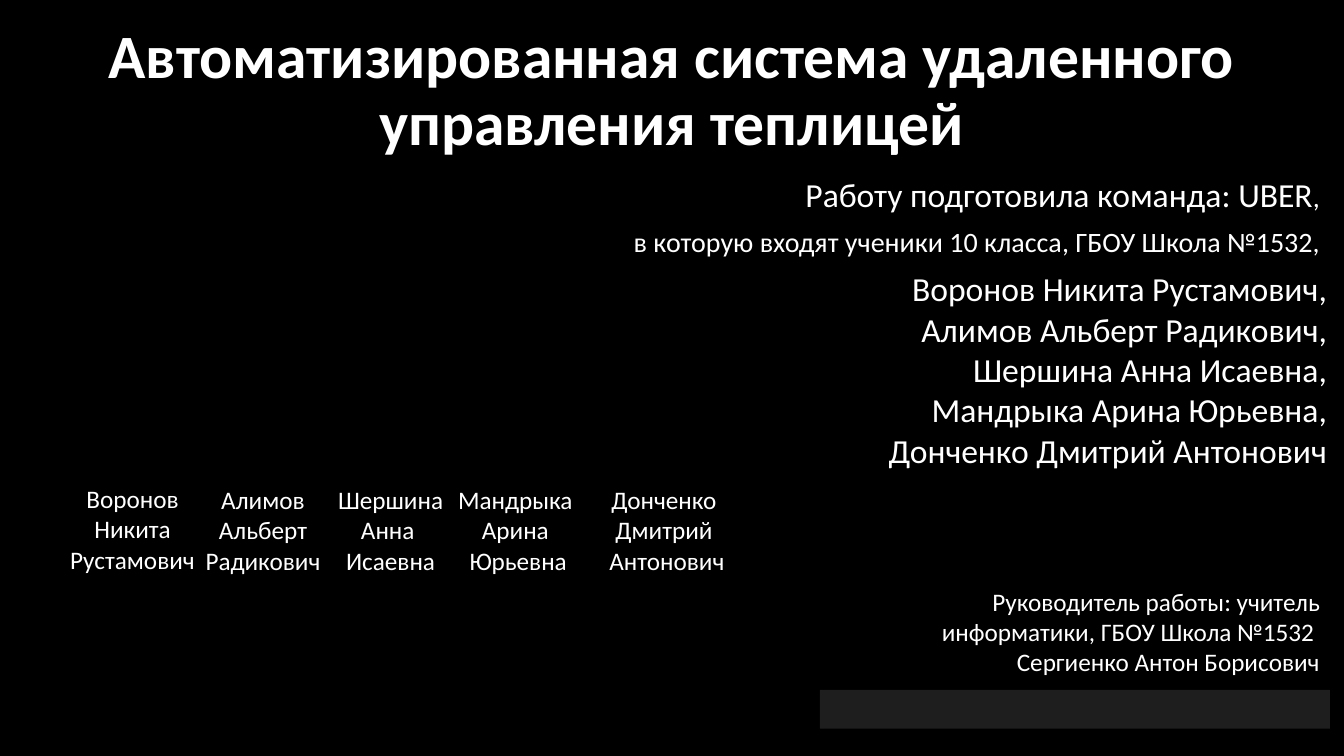
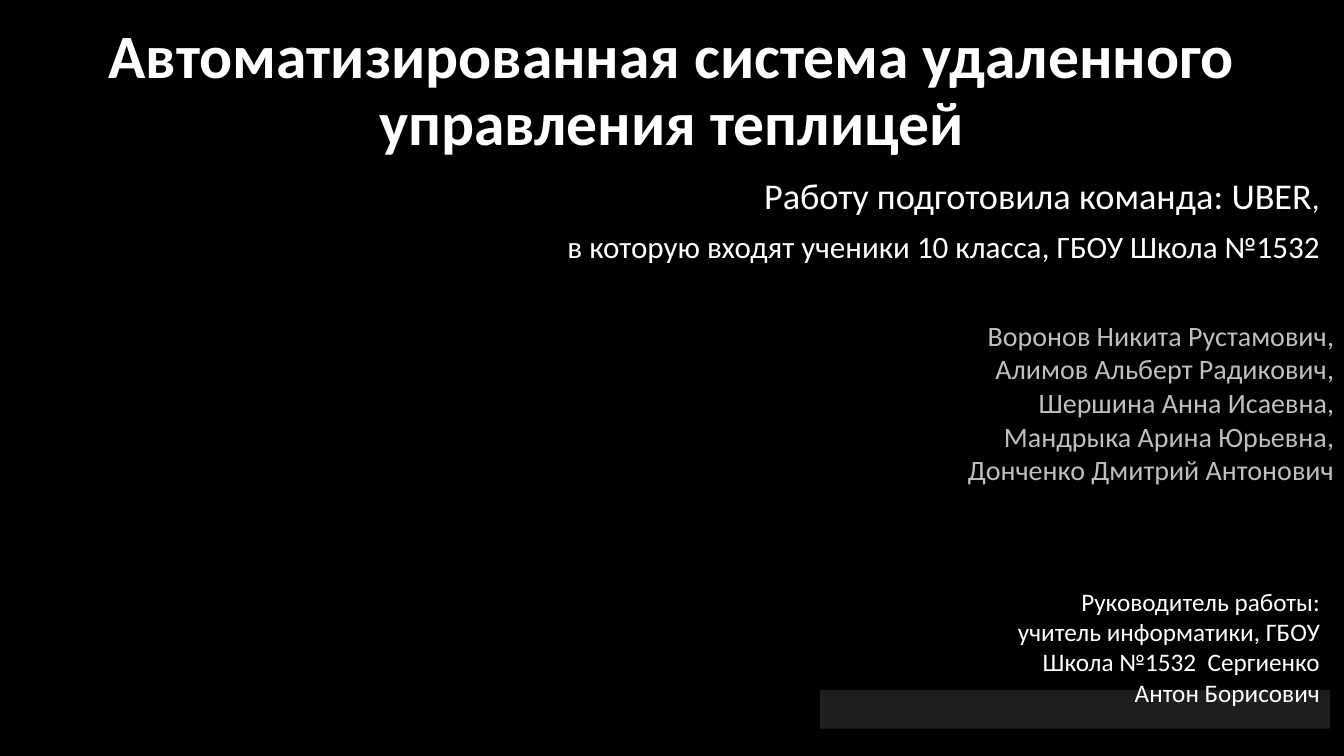
Before and after one commit to voronov-nikita/teplica-predprof, a slide deck: slide 1 of общая информация/Автоматизированная система удаленного управления теплицей.pptx. Drawn at 1344x756 pixels with LibreOffice and Linux fonts; fonts in the diff are those of the drawing; background and template pictures are left out. Boxes give left, top, right and bottom in pixels: in the first picture for what was removed or moved away, otherwise in the second. Text is boxed around its words. In the diff, an @@ line names an element or a change of style, - is before the commit and + after.

Commit message:
pptx

```diff
--- a/общая информация/Автоматизированная система удаленного управления теплицей.pptx
+++ b/общая информация/Автоматизированная система удаленного управления теплицей.pptx
@@ subtitle "Работу подготовила команда: UBER,": place and size @@
-subtitle "Работу подготовила команда: UBER," at (634, 184, 1320, 257)
+subtitle "Работу подготовила команда: UBER," at (567, 184, 1320, 263)
@@ subtitle at (764, 184, 1312, 215): size 24 to 25.9 pt in "Работу подготовила команда: UBER,"; size 20 to 22.2 pt in "UBER," @@
@@ subtitle at (567, 238, 1320, 263): text changed; size 20 to 22.2 pt @@
-в которую входят ученики 10 класса, ГБОУ Школа №1532,
+в которую входят ученики 10 класса, ГБОУ Школа №1532
@@ text "Воронов Никита Рустамович,": place and size @@
-text "Воронов Никита Рустамович," at (889, 279, 1327, 469)
+text "Воронов Никита Рустамович," at (968, 328, 1334, 485)
@@ text "Воронов Никита Рустамович," at (968, 328, 1334, 485): size 24 to 20 pt, text colour #FFFFFF to #BFBFBF @@
@@ group removed at (70, 491, 724, 574): 5 texts @@
-Воронов Никита Рустамович
-Алимов Альберт Радикович
-Шершина
-Анна
-Исаевна
-Мандрыка
-Арина
-Юрьевна
-Донченко
-Дмитрий
-Антонович
@@ text "Руководитель работы: учитель информатики, ГБОУ ..." rewrapped from (942, 594, 1320, 675) to (1018, 594, 1320, 706) @@
```
Also in this commit, not shown: 2 other slides changed.
